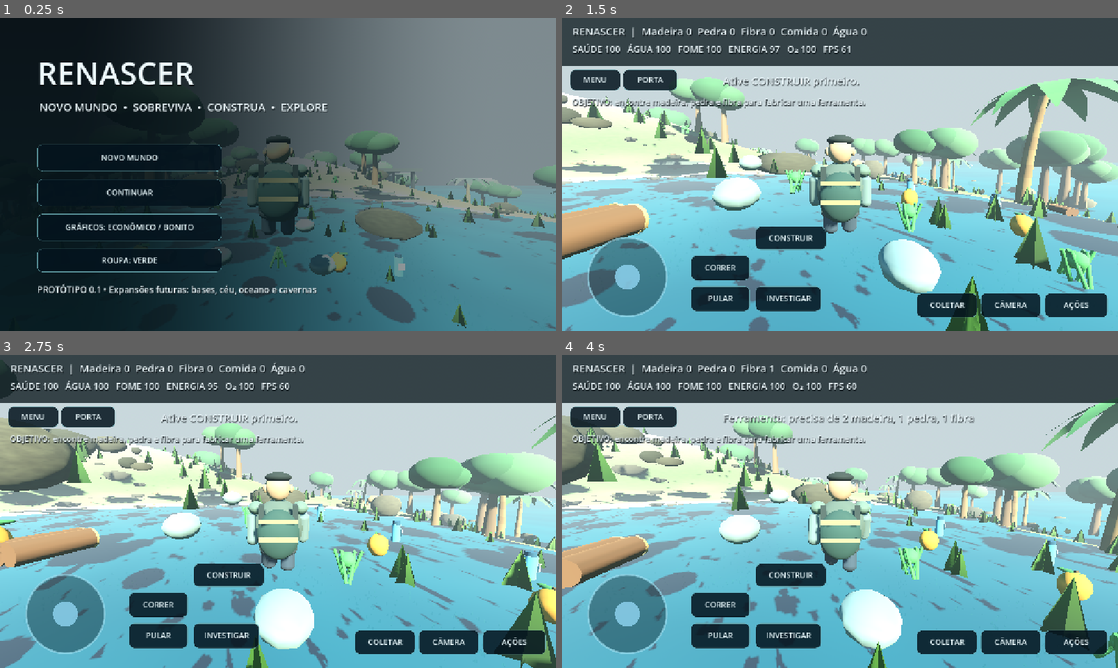
Above: before the commit, frames 1-4 (two rows, left to right).
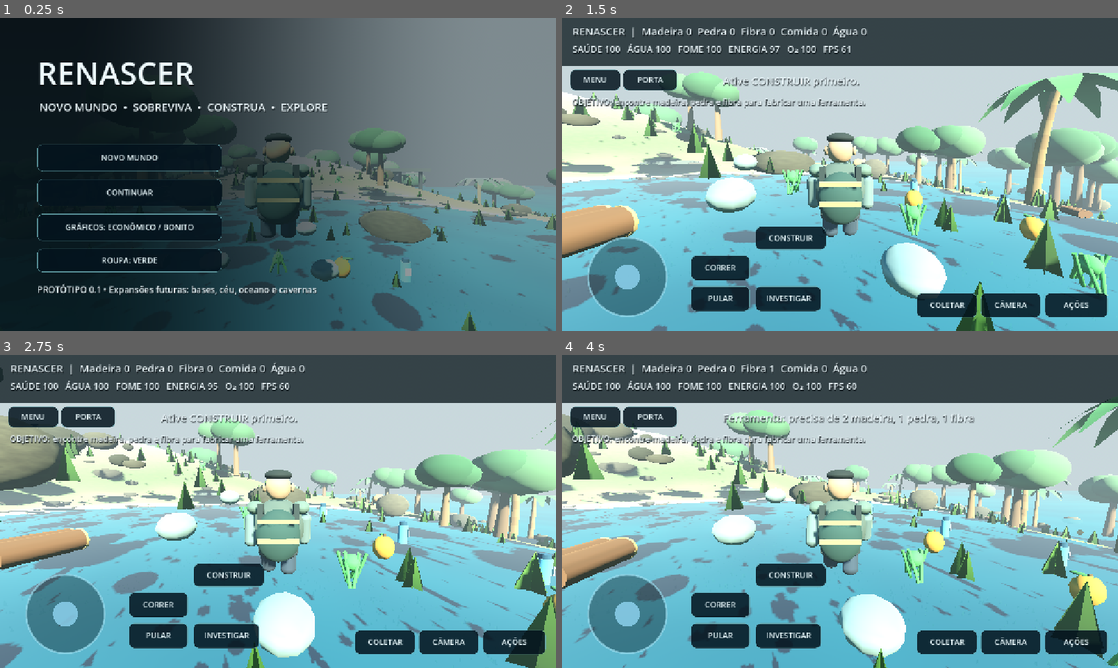
Above: after the commit, the same moments.

Repository: ronaldweker-prog/game
Game: Godot game, scene res://scenes/main.tscn
Two runs of this game, one before a commit and one after it. Both use one fixed random seed, a clock stepped at 60 frames per second and the inputs below.
Inputs (mouse positions are in pixels of both pictures, inside the frame that each line leads up to):
- Up to frame 1 (0.25 s): no input
- Up to frame 2 (1.5 s): click "NOVO MUNDO" at 0.5 s; tap Enter at 1.25 s; move the mouse to (867, 174) at 1.27 s; hold W from 1.28 s (still down); hold Shift from 1.28 s (still down); click (867, 174) at 1.42 s
- Up to frame 3 (2.75 s): keep holding W; tap Space at 1.52, 2.27 s; move the mouse to (250, 511) at 2.02 s; release Shift at 2.03 s; tap Ctrl at 2.1 s
- Up to frame 4 (4 s): keep holding W; move the mouse to (851, 505) at 2.77 s; tap E at 2.85 s; move the mouse to (834, 517) at 3.52 s; tap F at 3.6 s; click (834, 517) at 3.67 s; tap Space at 3.77 s

The runs differ from the first frame. In frame 1, 5.5% of the frame differs, in the area x 33-100%, y 30-100%; in frame 2, 21%, in the area x 0-100%, y 17-100%; in frame 3, 20%; in frame 4, 20%.

Commit message:
Corrigir câmera de terceira pessoa com raycast anti-atravessamento de terreno e estruturas

Diff:
--- a/scripts/Main.gd
+++ b/scripts/Main.gd
@@ -214,7 +214,7 @@
 	pivot.position.y = 1.55
 	player.add_child(pivot)
 	cam = Camera3D.new()
-	cam.fov = 75
+	cam.fov = 72
 	cam.far = float(setting("visuals", "camera_far", 175))
 	cam.position = Vector3(0,0,4.8)
 	pivot.add_child(cam)
@@ -757,9 +757,23 @@
 		if not silent:
 			_notice("Jogo salvo!")
 
+func _camera_collision(delta: float) -> void:
+	if first_person:
+		return
+	var start: Vector3 = pivot.global_position
+	var far_position: Vector3 = pivot.to_global(Vector3(0,0,4.8))
+	var ray := PhysicsRayQueryParameters3D.create(start,far_position)
+	ray.exclude = [player.get_rid()]
+	var hit: Dictionary = get_world_3d().direct_space_state.intersect_ray(ray)
+	var desired := 4.8
+	if not hit.is_empty():
+		desired = clampf(start.distance_to(hit["position"])-0.26,0.55,4.8)
+	cam.position.z = lerpf(cam.position.z,desired,clampf(delta*12.0,0.0,1.0))
+
 func _process(delta: float) -> void:
 	if not playing:
 		return
+	_camera_collision(delta)
 	time_of_day += delta
 	if is_instance_valid(character_motion):
 		character_motion.call("animate_character",delta,player.velocity,aboard,first_person)
